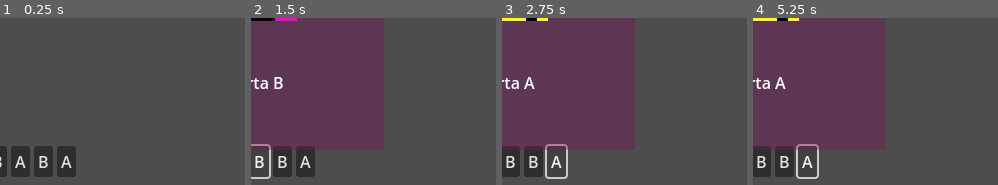
Above: before the commit, frames 1-4 (left to right).
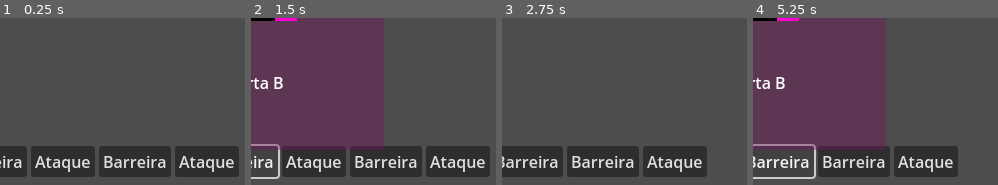
Above: after the commit, the same moments.

Repository: gdp-ufrj/alikia
Game: Godot game, scene res://Scenes/deck_system.tscn
The game is run twice, just before and just after one commit, with the same random seed, the same clock (stepped at 60 frames per second) and the same inputs.
Inputs (mouse positions are in pixels of both pictures, inside the frame that each line leads up to):
- Up to frame 1 (0.25 s): no input
- Up to frame 2 (1.5 s): click (270, 161) at 0.5 s, where only the run before the commit has a clickable "A"; click (258, 161) at 1.25 s, where only the run before the commit has a clickable "B"
- Up to frame 3 (2.75 s): click (565, 161) at 2 s, where only the run after the commit has a clickable "Ataque"
- Up to frame 4 (5.25 s): click (777, 161) at 2.75 s, where only the run after the commit has a clickable "Barreira"; click (784, 161) at 3.5 s, where only the run before the commit has a clickable "B"; click (853, 161) at 4.25 s, where only the run after the commit has a clickable "Barreira"; click (806, 161) at 5 s, where only the run before the commit has a clickable "A"

The runs differ from the first frame. In frame 1, 13% of the frame differs, in the area x 0-98%, y 76-96%; in frame 2, 13%; in frame 3, 13%; in frame 4, 12%.

Commit message:
feat: Adiciona enum de cartas

Diff:
--- a/Resources/CardData.gd
+++ b/Resources/CardData.gd
@@ -6,3 +6,4 @@
 @export var mana: int
 @export var name: String
 @export var description: String
+@export var card_type : Enums.CardTypes
--- a/Resources/Cards/A.tres
+++ b/Resources/Cards/A.tres
@@ -7,5 +7,6 @@
 script = ExtResource("1_at0a7")
 mainImage = ExtResource("1_xspl1")
 mana = 1
-name = "A"
+name = "Ataque"
 description = "Carta A"
+card_type = 0
--- a/Resources/Cards/B.tres
+++ b/Resources/Cards/B.tres
@@ -7,5 +7,6 @@
 script = ExtResource("1_7eowf")
 mainImage = ExtResource("1_p1857")
 mana = 2
-name = "B"
+name = "Barreira"
 description = "Carta B"
+card_type = 1
--- a/Resources/Cards/C.tres
+++ b/Resources/Cards/C.tres
@@ -7,5 +7,6 @@
 script = ExtResource("1_8dnsg")
 mainImage = ExtResource("1_n4cbu")
 mana = 3
-name = "C"
+name = "Lufada"
 description = "Carta C"
+card_type = 2
--- /dev/null
+++ b/Resources/Enums.gd
@@ -0,0 +1,12 @@
+extends Node
+
+class_name Enums
+
+enum CardTypes {
+	ATAQUE,
+	BARREIRA_ROCHOSA,
+	LUFADA,
+	NO_DAGUA,
+	TURBILHAO_CHAMAS,
+	RAIO
+}
--- a/Scenes/main_game.tscn
+++ b/Scenes/main_game.tscn
@@ -25,5 +25,6 @@
 [node name="TurnManager" parent="." instance=ExtResource("4_ticpk")]
 position = Vector2(-13, 3)
 
+[connection signal="use_card" from="DeckSystem" to="Battle" method="_on_deck_system_use_card"]
 [connection signal="pass_turn" from="TurnManager" to="Battle" method="_on_turn_manager_pass_turn"]
 [connection signal="pass_turn" from="TurnManager" to="DeckSystem" method="_on_turn_manager_pass_turn"]
--- a/Scripts/Battle/battle.gd
+++ b/Scripts/Battle/battle.gd
@@ -4,3 +4,6 @@
 
 func _on_turn_manager_pass_turn(_turn):
 	move_enemies.emit()
+
+func _on_deck_system_use_card(card):
+	pass # Replace with function body.
